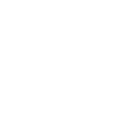
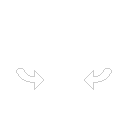
Layers edited between the first and the second w=128, h=128 image:
painted on "Layer 1" over (x1=16, y1=68, x2=112, y2=90)
